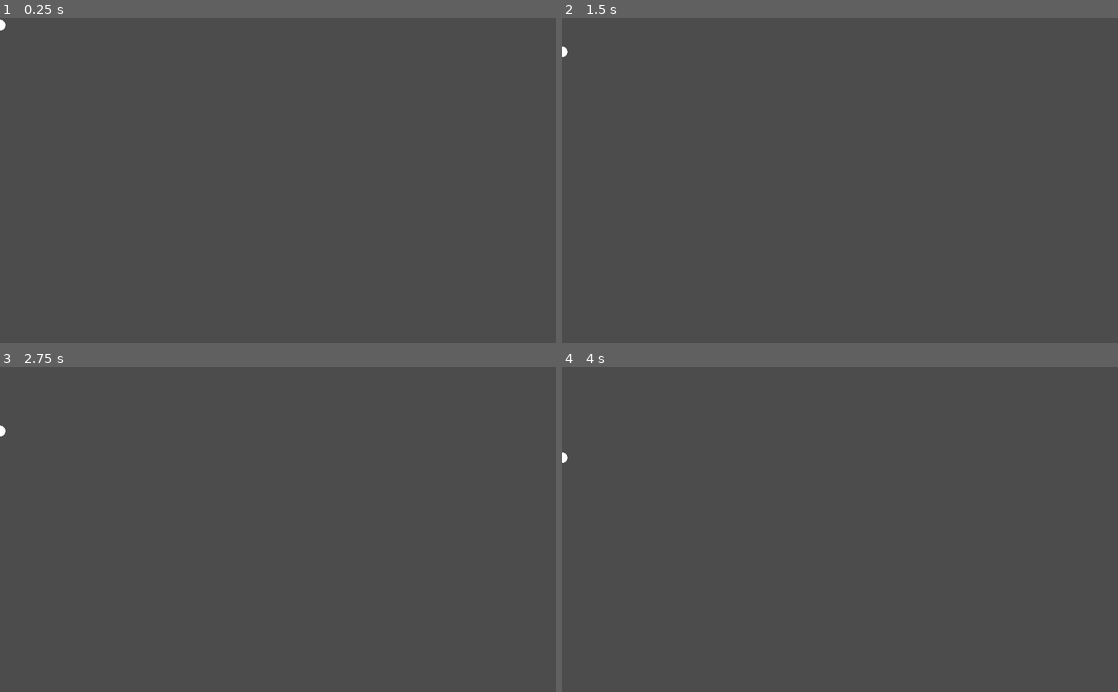
Above: before the commit, frames 1-4 (two rows, left to right).
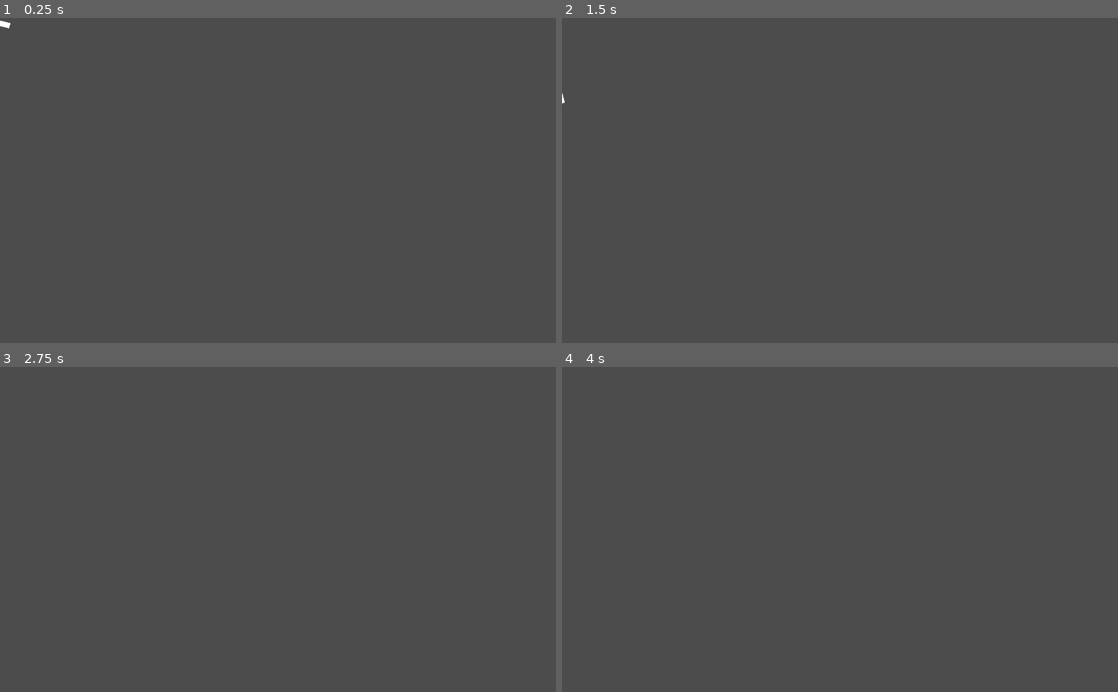
Above: after the commit, the same moments.

Repository: the-g-force/FamJam-October2020
Game: Godot game, scene res://src/Plane.tscn
The game is run twice, just before and just after one commit, with the same random seed, the same clock (stepped at 60 frames per second) and the same inputs. This scene is started directly instead of the project's main scene.
Inputs (mouse positions are in pixels of both pictures, inside the frame that each line leads up to):
- Up to frame 1 (0.25 s): no input
- Up to frame 2 (1.5 s): move the mouse to (962, 164) at 0.52 s; click (962, 164) at 0.67 s; move the mouse to (728, 196) at 1.27 s; click (728, 196) at 1.42 s
- Up to frame 3 (2.75 s): move the mouse to (333, 458) at 2.02 s; click (333, 458) at 2.17 s
- Up to frame 4 (4 s): tap Enter at 2.75 s; move the mouse to (812, 594) at 2.77 s; click (812, 594) at 2.92 s; tap Space at 3.5 s; move the mouse to (1006, 578) at 3.52 s; click (1006, 578) at 3.67 s

The runs differ from the first frame. In frame 1, less than 0.1% of the frame differs, in the area x 0-2%, y 0-4%; in frame 2, less than 0.1%, in the area x 0-1%, y 8-27%; in frame 3, less than 0.1%; in frame 4, less than 0.1%.

Commit message:
Add airplane go better

Diff:
--- a/project/src/Plane.gd
+++ b/project/src/Plane.gd
@@ -1,16 +1,16 @@
 extends KinematicBody2D
 
-export var driftspeed := 50
+export var driftspeed := 200
 
 var _is_up := false
 
 func _physics_process(delta):
-	var dirmod := 1
-	if _is_up:
-		dirmod = -1
-	elif not _is_up:
-		dirmod = 1
-	var _error = move_and_collide(Vector2(0, driftspeed)*dirmod*delta)
+	if _is_up and rotation_degrees > -90:
+		rotation_degrees -= 1
+	elif not _is_up and rotation_degrees < 90:
+		rotation_degrees += 1
+	var speed = rotation_degrees/90
+	var _error = move_and_collide(Vector2(0,driftspeed)*speed*delta)
 
 
 func _input(event):
@@ -22,4 +22,4 @@
 
 
 func _draw():
-	draw_circle(position, $CollisionShape2D.shape.radius, Color.white)
+	draw_rect(Rect2(position, $CollisionShape2D.shape.extents), Color.white)
--- a/project/src/Plane.tscn
+++ b/project/src/Plane.tscn
@@ -2,7 +2,8 @@
 
 [ext_resource path="res://src/Plane.gd" type="Script" id=1]
 
-[sub_resource type="CircleShape2D" id=1]
+[sub_resource type="RectangleShape2D" id=1]
+extents = Vector2( 20, 10 )
 
 [node name="Plane" type="KinematicBody2D"]
 script = ExtResource( 1 )
